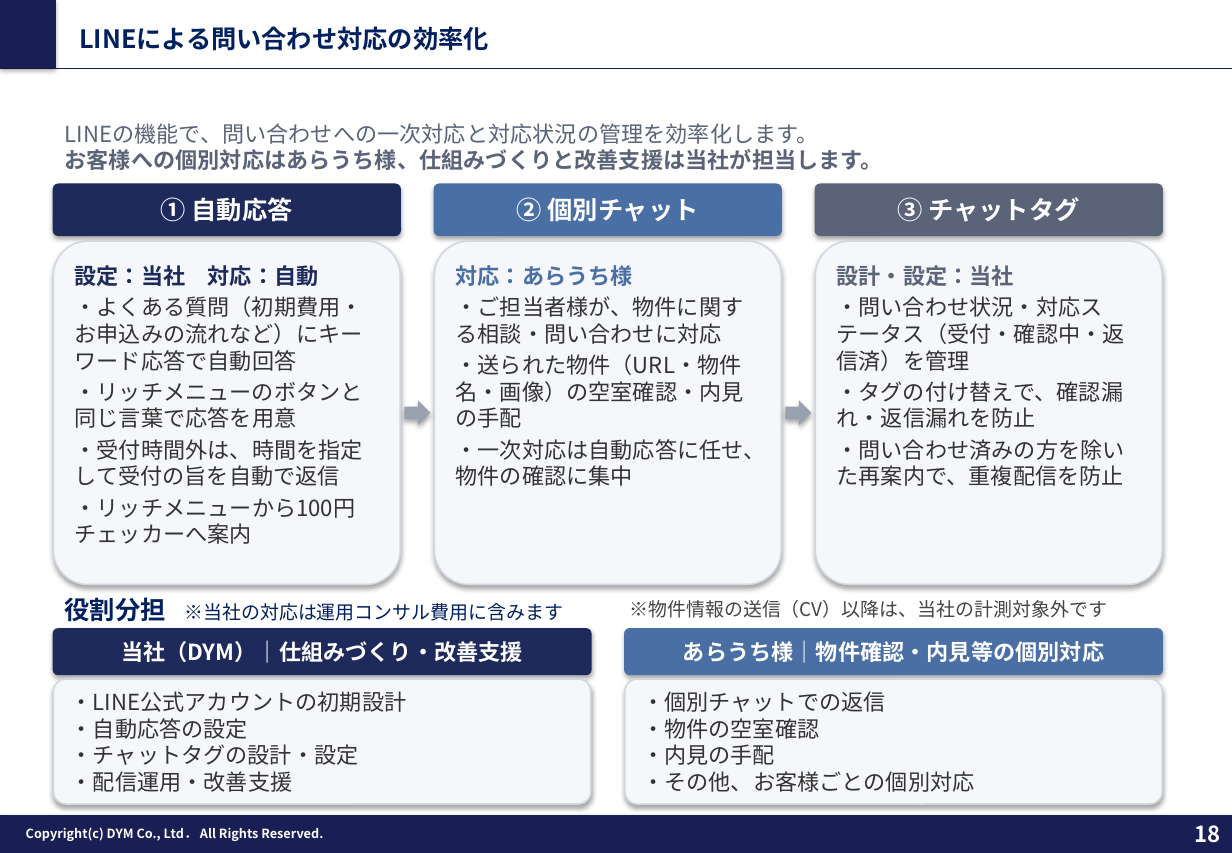
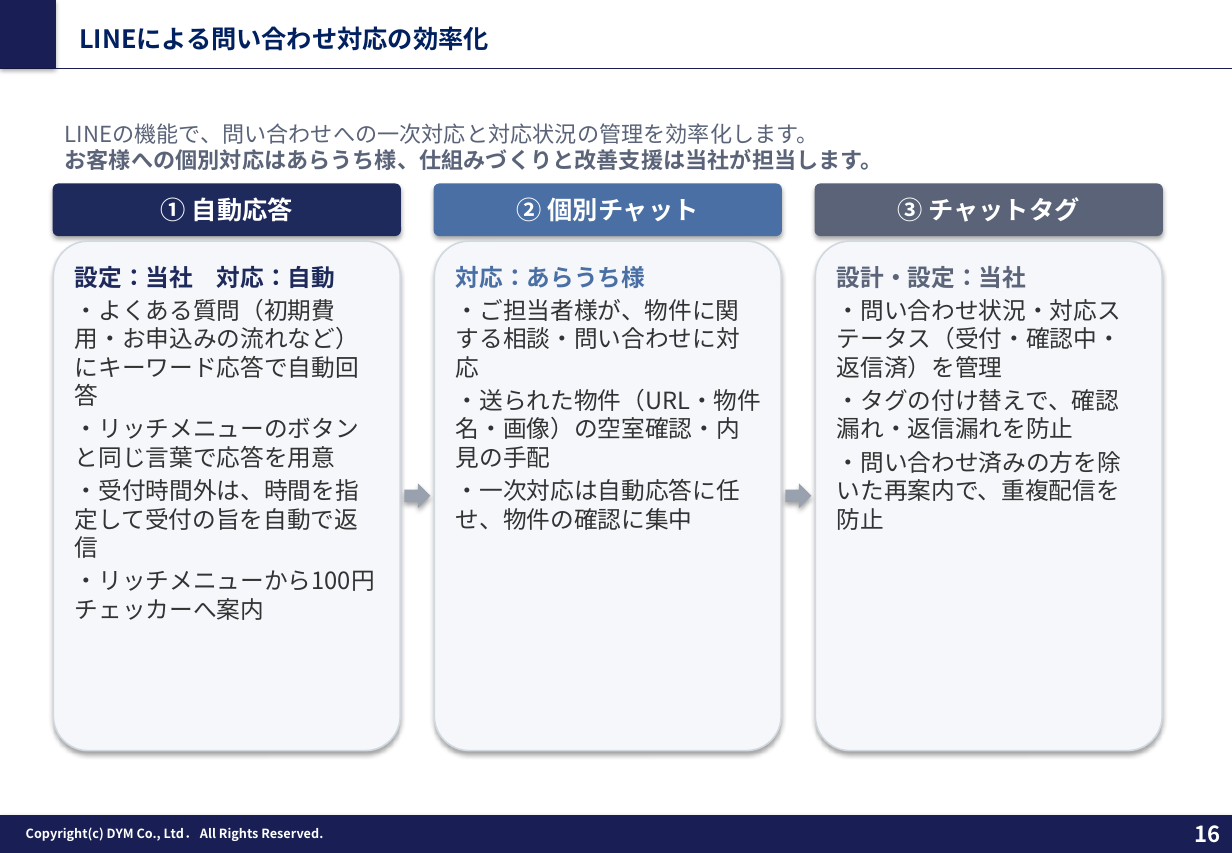
Before and after one commit to tonomura-r-dev/folder, a slide deck: slide 16 of 202610_株式会社あらうち御中_LINE公式アカウント運用のご提案_v9.pptx (slide 18 before the commit). Drawn at 1232x853 pixels with LibreOffice and Linux fonts; fonts in the diff are those of the drawing; background and template pictures are left out. Boxes give left, top, right and bottom in pixels: in the first picture for what was removed or moved away, otherwise in the second. Text is boxed around its words. In the diff, an @@ line names an element or a change of style, - is before the commit and + after.

```diff
--- a/202610_株式会社あらうち御中_LINE公式アカウント運用のご提案_v9.pptx
+++ b/202610_株式会社あらうち御中_LINE公式アカウント運用のご提案_v9.pptx
@@ rounded rectangle "設定：当社 対応：自動": place and size @@
-rounded rectangle "設定：当社 対応：自動" at (53,241,400,585)
+rounded rectangle "設定：当社 対応：自動" at (53,241,400,751)
@@ rounded rectangle "対応：あらうち様": place and size @@
-rounded rectangle "対応：あらうち様" at (435,241,782,585)
+rounded rectangle "対応：あらうち様" at (435,241,782,751)
@@ size 14 to 15 pt in 3 elements at (53,241,400,751), (435,241,782,751), (816,241,1163,751) @@
@@ rounded rectangle "設計・設定：当社": place and size @@
-rounded rectangle "設計・設定：当社" at (816,241,1163,585)
+rounded rectangle "設計・設定：当社" at (816,241,1163,751)
@@ right arrow: place and size @@
-right arrow at (405,400,431,425)
+right arrow at (405,483,431,508)
@@ right arrow: place and size @@
-right arrow at (786,400,812,425)
+right arrow at (786,483,812,508)
@@ text removed at (65,597,563,622) @@
-役割分担 ※当社の対応は運用コンサル費用に含みます
@@ rounded rectangle removed at (53,629,590,675) @@
-当社（DYM）｜仕組みづくり・改善支援
@@ rounded rectangle removed at (625,629,1161,675) @@
-あらうち様｜物件確認・内見等の個別対応
@@ text removed at (629,600,1107,618) @@
-※物件情報の送信（CV）以降は、当社の計測対象外です
@@ rounded rectangle removed at (53,679,590,804) @@
-・LINE公式アカウントの初期設計
-・自動応答の設定
-・チャットタグの設計・設定
-・配信運用・改善支援
@@ rounded rectangle removed at (625,679,1161,804) @@
-・個別チャットでの返信
-・物件の空室確認
-・内見の手配
-・その他、お客様ごとの個別対応
@@ page number at (1195,825,1221,843): text changed @@
-18
+16
```
Also in this commit, not shown: 11 other slides changed, 2 slides removed, 3 other files.
